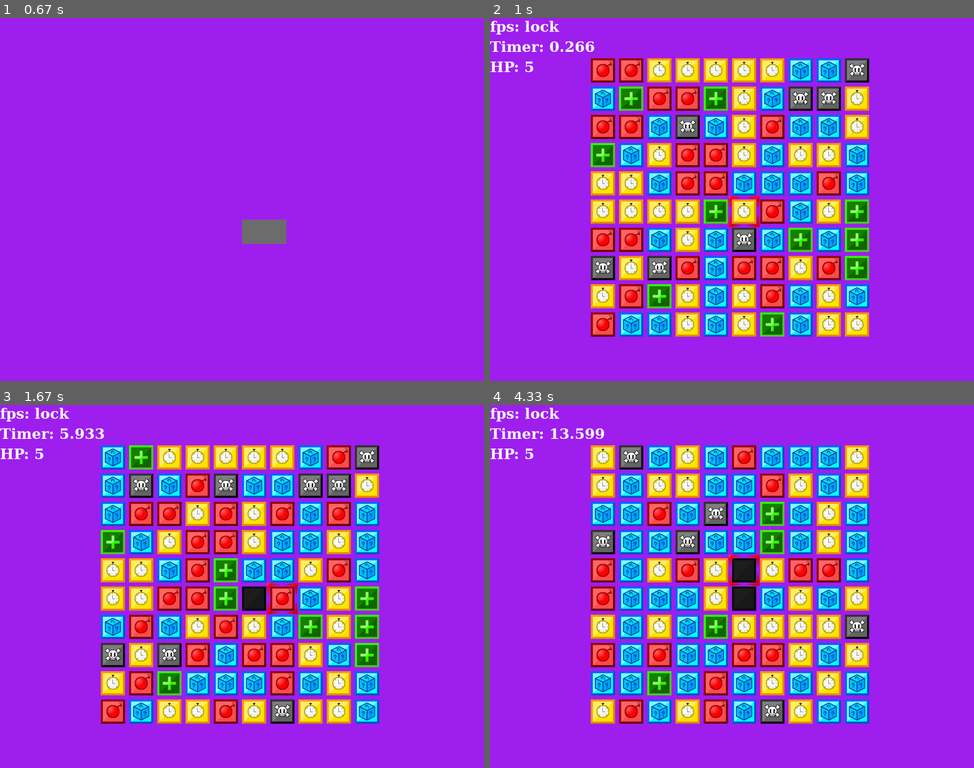
Above: before the commit, frames 1-4 (two rows, left to right).
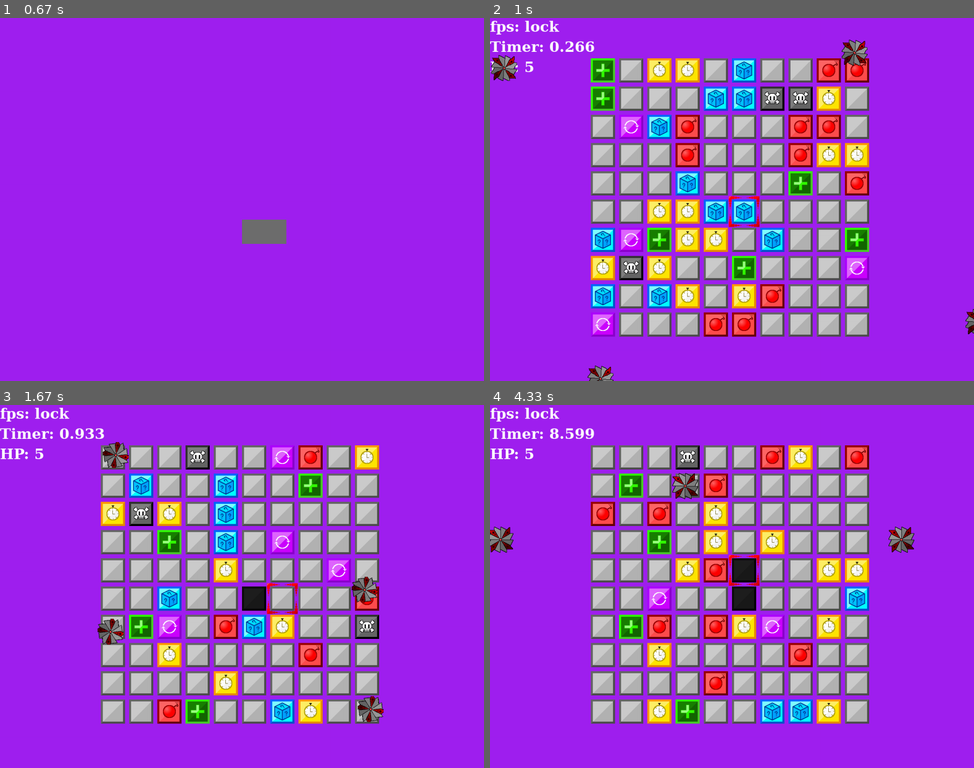
Above: after the commit, the same moments.

Repository: GitHubBoi415/Pygame-game
Game: pygame game, started from test.py
The game is run twice, just before and just after one commit, with the same random seed, the same clock (stepped at 60 frames per second) and the same inputs.
Inputs (mouse positions are in pixels of both pictures, inside the frame that each line leads up to):
- Up to frame 1 (0.67 s): click (242, 199) at 0.38 s
- Up to frame 2 (1 s): click (756, 232) at 0.72 s
- Up to frame 3 (1.67 s): tap Space at 1.17 s; hold D from 1.5 s (still down)
- Up to frame 4 (4.33 s): release D at 1.97 s; hold W 2-2.3 s; hold D 2.33-2.8 s; hold A 2.83-3.37 s; hold S 3.4-3.7 s; hold A 3.73-4.13 s; hold W from 4.17 s (still down); tap Space at 4.23 s

Frame 1 is identical in both runs. In frame 2, 30% of the frame differs, in the area x 0-100%, y 5-100%; in frame 3, 33%, in the area x 12-80%, y 6-88%; in frame 4, 33%.

Commit message:
added sawblades, collision detection with the sawblades, and a reset tile (which brings back all the tiles that have been used up already)

Diff:
--- a/test.py
+++ b/test.py
@@ -3,7 +3,6 @@
 import sys
 import time
 import random
-import threading
 
 def resource_path(relative_path):
         try:
@@ -38,15 +37,15 @@
 def imgFromNumber(number):
     actual_number = number
     # actual_number = (round(random_seed_list[grid_number]) + number) % 12
-    match actual_number % 12:
+    match actual_number % 32:
         case 0:
             return clock_img
         case 1:
             return dice_img
         case 2:
+            return reset_img
+        case 3:
             return bomb_img
-        case 3:
-            return dice_img
         case 4:
             return clock_img
         case 5:
@@ -85,7 +84,7 @@
         for y in range(grid_ymin, grid_ymin + WINDOW_HEIGHT, blockSize):
             y_counter += 1
             grid_identification_number = (10*y_counter) + x_counter
-            target = round((float(givetime()) + random_seed) * (grid_swap_speed * 0.01) * random_seed_list[grid_identification_number] + grid_identification_number) % 12
+            target = round((float(givetime()) + random_seed) * (grid_swap_speed * 0.01) * random_seed_list[grid_identification_number] + grid_identification_number) % 32
             if ((grid_array_info[grid_identification_number]) == 0):
                 # screen.blit(imgFromNumber(random_seed + round(float(givetime()) * (0.1 * random_seed_list[grid_identification_number]) + (grid_identification_number + (random_seed_list[grid_identification_number]) * random_seed_list[grid_identification_number])) % 12), (x,y))
                 screen.blit(imgFromNumber(target), (x,y))
@@ -97,9 +96,10 @@
                     case 1:
                         random_seed_list = [random.randint(0, 99) for _ in range(100)]
                     case 2:
+                        for i in range(100):
+                            grid_array_info[i] = 0
+                    case 3:
                         player_health -= 1
-                    case 3:
-                        random_seed_list = [random.randint(0, 99) for _ in range(100)]
                     case 4:
                         timer_bonus += 5
                     case 5:
@@ -214,6 +214,22 @@
 def parallel_process():
     while True:
         time.sleep(3)
+
+def rot_center(image, angle):
+    orig_rect = image.get_rect()
+    rot_image = pygame.transform.rotate(image, angle)
+    rot_rect = orig_rect.copy()
+    rot_rect.center = rot_image.get_rect().center
+    rot_image = rot_image.subsurface(rot_rect).copy()
+    return rot_image
+
+def coordinates_touching(playerx,playery,sawbladex,sawbladey,range):
+    x_range_min = playerx - range/2
+    x_range_max = playerx + range/2
+    y_range_min = playery - range/2
+    y_range_max = playery + range/2
+    if ((x_range_min < sawbladex < x_range_max) and (y_range_min < sawbladey < y_range_max)):
+        return True
 # ----------
 
 pygame.init()
@@ -245,6 +261,8 @@
 heal_img = pygame.image.load(imagepath + '\Heal.png')
 skull_img = pygame.image.load(imagepath + '\Skull.png')
 disabled_img = pygame.image.load(imagepath + '\Disabled.png')
+reset_img = pygame.image.load(imagepath + '\Reset.png')
+sawblade_img = pygame.image.load(imagepath + '\Sawblade.png')
 # start_img = pygame.image.load(resource_path('start_btn.png')).convert_alpha()
 
 player_pos = pygame.Vector2((screen.get_width()/2) - 8, (screen.get_height()/2) - 8)
@@ -254,6 +272,14 @@
 button = pygame.Rect(200,200,110,60)
 button_2 = pygame.Rect(CX(110),CY(60),110,60)
 button_3 = pygame.Rect(CX(0),CY(-100),110,60)
+sawbladeR_x = -100
+sawbladeR_y = 92
+sawbladeL_x = 1300
+sawbladeL_y = 92 + (blockSize * 9)
+sawbladeU_x = 242
+sawbladeU_y = 1000
+sawbladeD_x = 242 + (blockSize * 9)
+sawbladeD_y = -100
 
 # ----------
 
@@ -265,16 +291,18 @@
         if event.type == pygame.QUIT:
             running = False
         if event.type == pygame.MOUSEBUTTONDOWN:
-            if button.collidepoint(event.pos):
-                pygame.quit()
-            if button_2.collidepoint(event.pos):
-                screen_type = "Tutorial"
-                # t = threading.Thread(target=parallel_process)
-                # t.start()
-            if button_3.collidepoint(event.pos):
-                screen_type = "Game"
-                seconds_elapsed = 0
-                randomizer_timer = 0
+            if SC("Menu"):
+                if button.collidepoint(event.pos):
+                    pygame.quit()
+                if button_2.collidepoint(event.pos):
+                    screen_type = "Tutorial"
+                    # t = threading.Thread(target=parallel_process)
+                    # t.start()
+            if SC("Tutorial"):
+                if button_3.collidepoint(event.pos):
+                    screen_type = "Game"
+                    seconds_elapsed = 0
+                    randomizer_timer = 0
 
         if SC("Game"):
             movement()
@@ -322,16 +350,45 @@
         health_display = font.render(f"HP: " + str((player_health)),True, 'white')
         screen.blit(timer,(0, 50))
         screen.blit(health_display,(0, 100))
+        drawGrid()
+        if (sawbladeR_x > 1300):
+            sawbladeR_x = -100
+            sawbladeR_y = (random.randint(0, 9) * blockSize) + 92
+        if (sawbladeL_x < -100):
+            sawbladeL_x = 1300
+            sawbladeL_y = (random.randint(0, 9) * blockSize) + 92
+        if (sawbladeU_y < -100):
+            sawbladeU_x = (random.randint(0, 9) * blockSize) + 242
+            sawbladeU_y = 1000
+        if (sawbladeD_y > 1000):
+            sawbladeD_x = (random.randint(0, 9) * blockSize) + 242
+            sawbladeD_y = -100
+        sawblade_speed = (float(seconds_elapsed)/2) + 5
+        sawbladeR_x += sawblade_speed + 1
+        sawbladeL_x -= sawblade_speed + 2
+        sawbladeU_y -= sawblade_speed + 3
+        sawbladeD_y += sawblade_speed + 4
+        if (coordinates_touching(player_pos.x,player_pos.y,sawbladeR_x,sawbladeR_y,50)):
+            print("RIGHT TOUCHING")
+        if (coordinates_touching(player_pos.x,player_pos.y,sawbladeL_x,sawbladeL_y,50)):
+            print("LEFT TOUCHING")
+        if (coordinates_touching(player_pos.x,player_pos.y,sawbladeU_x,sawbladeU_y,50)):
+            print("UP TOUCHING")
+        if (coordinates_touching(player_pos.x,player_pos.y,sawbladeD_x,sawbladeD_y,50)):
+            print("DOWN TOUCHING")
+        screen.blit(rot_center(sawblade_img, float(seconds_elapsed) * 1000),(sawbladeR_x,sawbladeR_y))
+        screen.blit(rot_center(sawblade_img, float(seconds_elapsed) * 1000),(sawbladeL_x,sawbladeL_y))
+        screen.blit(rot_center(sawblade_img, float(seconds_elapsed) * 1000),(sawbladeU_x,sawbladeU_y))
+        screen.blit(rot_center(sawblade_img, float(seconds_elapsed) * 1000),(sawbladeD_x,sawbladeD_y))
         seconds_elapsed += dt
-        drawGrid()
+
 
     # flip() the display to put your work on screen
     pygame.display.flip()
     # time.sleep(0.1)
 
     # limits FPS to 60
-    # dt is delta time in seconds since last frame, used for framerate-
-    # independent physics.
+    # dt is delta time in seconds since last frame, used for framerate-independent physics.
     dt = clock.tick(60) / 1000
 
 pygame.quit()
Binary file added: images/Reset.png
Binary file added: images/Sawblade.png
